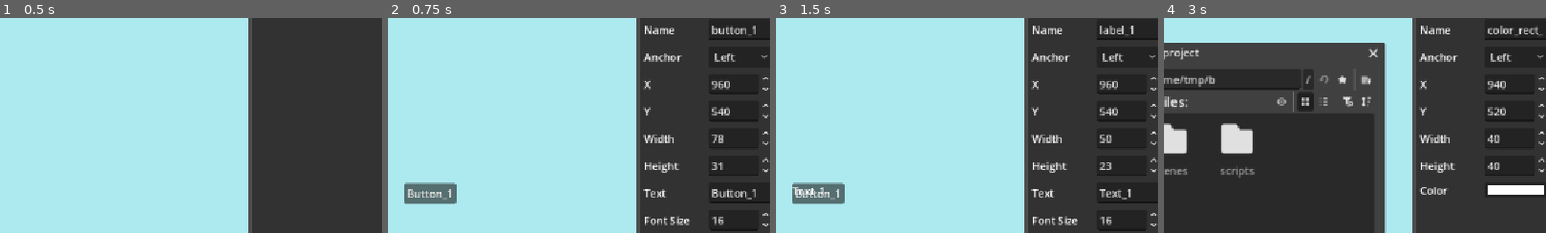
Above: before the commit, frames 1-4 (left to right).
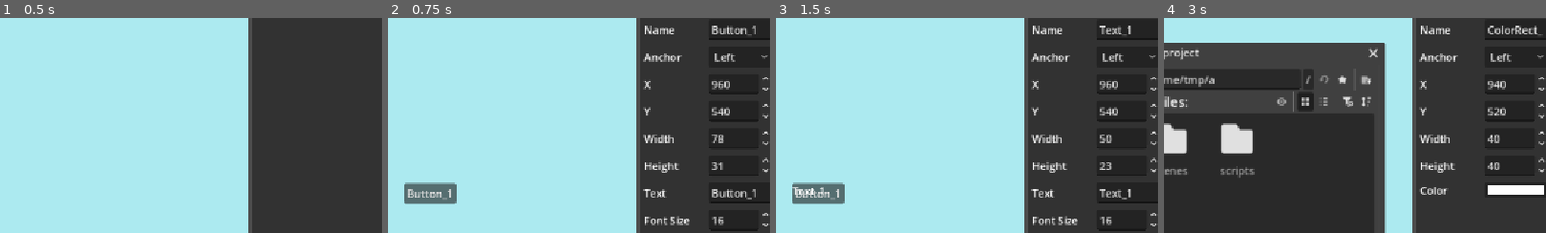
Above: after the commit, the same moments.

Repository: Yerxiz/UIEditor
Game: Godot game, scene res://scenes/main.tscn
The game is run twice, just before and just after one commit, with the same random seed, the same clock (stepped at 60 frames per second) and the same inputs. The project has no main scene, so this scene is started directly.
Inputs:
- Up to frame 1 (0.5 s): no input
- Up to frame 2 (0.75 s): click "Добавить кнопку" at 0.5 s
- Up to frame 3 (1.5 s): click "Добавить текст" at 1.25 s
- Up to frame 4 (3 s): click "Добавить прямоугольник" at 2 s; click "Сохранить" at 2.75 s
The pictures show only the part of the screen within x 50-100%, y 12-62%; the shares and areas given below are measured in that part.

Frame 1 is identical in both runs. In frame 2, 0.2% of the frame differs, in the area x 85-96%, y 3-8%; in frame 3, 0.3%; in frame 4, 0.4%, in the area x 11-98%, y 3-30%.

Commit message:
feat(canvas): добавить снятие выделения объекта
- Сбрасывать выделение по клику вне элемента
- Возвращать объект на исходный слой отображения при снятии фокуса

Diff:
--- a/scripts/CanvasView.gd
+++ b/scripts/CanvasView.gd
@@ -7,10 +7,15 @@
 var is_panning: bool = false
 var pan_start_mouse: Vector2
 
-# Ссылка на корневой узел холста, чтобы мы могли его двигать и масштабировать
+signal clear_selection
+
 @onready var canvas_root: Control = $Canvas_SubViewport/CanvasRoot
 
 func _gui_input(event: InputEvent) -> void:
+	if event is InputEventMouseButton:
+		if event.button_index == MOUSE_BUTTON_LEFT and event.is_pressed():
+			clear_selection.emit()
+
 	# --- Масштабирование (колесико мыши) ---
 	if event is InputEventMouseButton:
 		if event.button_index == MOUSE_BUTTON_WHEEL_UP:
--- a/scripts/DraggableElement.gd
+++ b/scripts/DraggableElement.gd
@@ -11,7 +11,7 @@
 		if event.pressed:
 			is_dragging = true
 			drag_offset = get_global_mouse_position() - global_position
-			move_to_front()
+			#move_to_front()
 			element_clicked.emit(self)
 		else:
 			is_dragging = false
--- a/scripts/main.gd
+++ b/scripts/main.gd
@@ -1,4 +1,6 @@
 extends Control
+
+@onready var canvas_viewport_cont = $MainLayout/Canvas_SubViewportContainer
 
 @onready var hierarchy = $MainLayout/HaT_PanelContainer/VSplitContainer/Hierarchy
 @onready var toolbar = $MainLayout/HaT_PanelContainer/VSplitContainer/Toolbar
@@ -52,8 +54,14 @@
 	set(value):
 		if selected_element == value:
 			return
+
+		if is_instance_valid(selected_element):
+			print(1)
+			selected_element.z_index = 0
 		selected_element = value
-		_update_inspector()
+		if selected_element:
+			selected_element.z_index = 1
+			_update_inspector()
 
 
 var elements : Dictionary
@@ -97,6 +105,8 @@
 
 	hierarchy.set_drag_forwarding(_get_drag_data_fw, _can_drop_data_fw, _drop_data_fw)
 
+	canvas_viewport_cont.clear_selection.connect(_on_clear_selection)
+
 
 func _on_add_element(type : String) -> void:
 	var new_element : Control
@@ -145,7 +155,13 @@
 
 func _update_all_elements(new_element : Control, type : String,
 							ind : int) -> void:
-	var prop_name : String = type + "_" + str(ind)
+	var prop_name : String = ""
+	if type == "button":
+		prop_name = "Button_" + str(ind)
+	elif type == "label":
+		prop_name = "Text_" + str(ind)
+	elif type == "color_rect":
+		prop_name = "ColorRect_" + str(ind)
 
 	var data : Dictionary = {
 		"type": type,
@@ -197,6 +213,22 @@
 	elements[selected_element]["anchor_preset"] = index
 
 
+func _on_clear_selection() -> void:
+	selected_element = null
+
+	hierarchy.deselect_all()
+
+	prop_name_hboxcont.hide()
+	prop_anchor_hboxcont.hide()
+	prop_x_hboxcont.hide()
+	prop_y_hboxcont.hide()
+	prop_width_hboxcont.hide()
+	prop_height_hboxcont.hide()
+	prop_text_hboxcont.hide()
+	prop_fontsize_hboxcont.hide()
+	prop_color_hboxcont.hide()
+
+
 func _on_element_selected(element : Control) -> void:
 	selected_element = element
 	print(elements[selected_element])
@@ -277,7 +309,7 @@
 		var el = selected_item.get_metadata(0)
 		if el and is_instance_valid(el):
 			selected_element = el
-			el.move_to_front()
+			#el.move_to_front()
 
 
 func _on_inspector_changed(_value = null) -> void:
